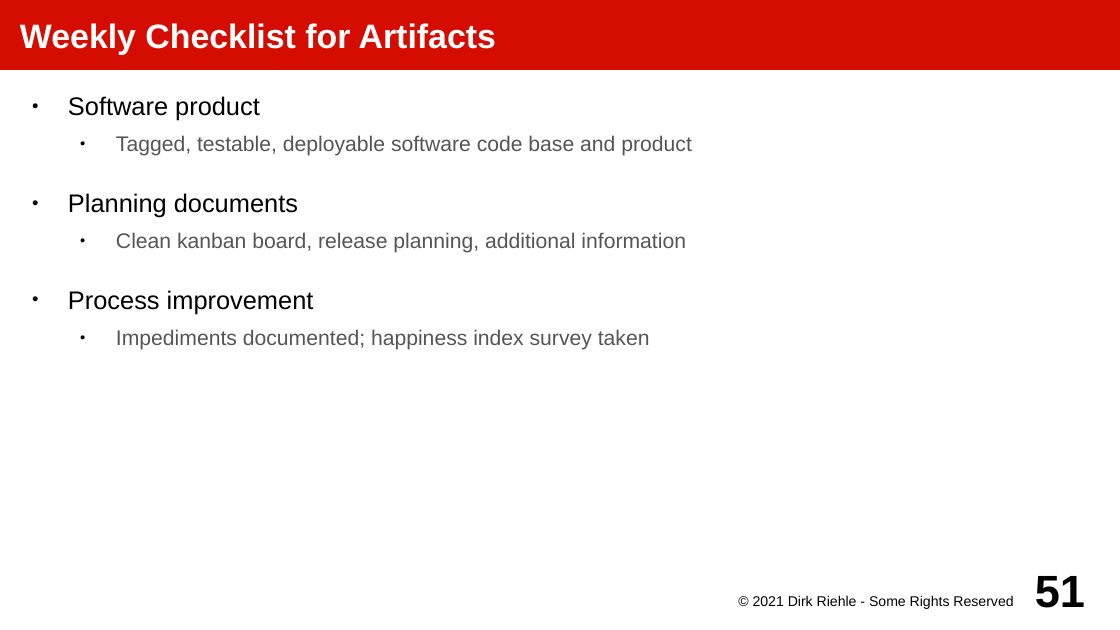
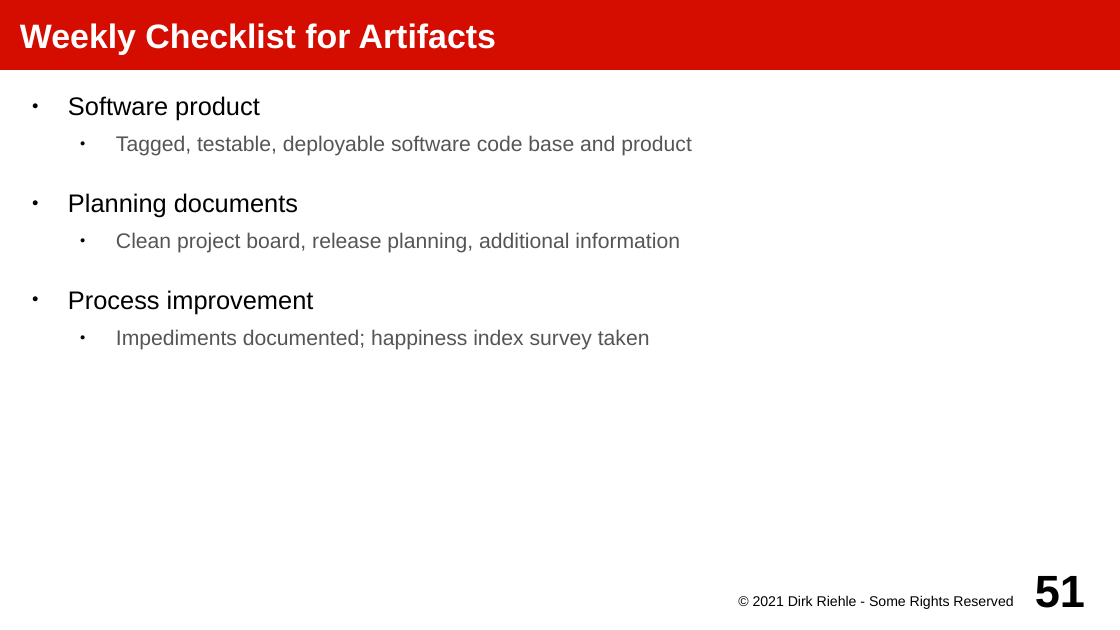
Before and after one commit to dirkriehle/amos-course, a slide deck: slide 51 of Lecture slides/AMOS A02 - Project Setup.odp. Drawn at 1120x630 pixels with LibreOffice and Linux fonts; fonts in the diff are those of the drawing. Boxes give left, top, right and bottom in pixels: in the first picture for what was removed or moved away, otherwise in the second. Text is boxed around its words. In the diff, an @@ line names an element or a change of style, - is before the commit and + after.

Commit message:
Changed kanban to project board where applicable

```diff
--- a/Lecture slides/AMOS A02 - Project Setup.odp
+++ b/Lecture slides/AMOS A02 - Project Setup.odp
@@ text at (116, 232, 680, 253): text changed @@
-  ● Clean kanban board, release planning, additional information
+  ● Clean project board, release planning, additional information
```
Also in this commit, not shown: 4 other slides changed, 5 other files.
